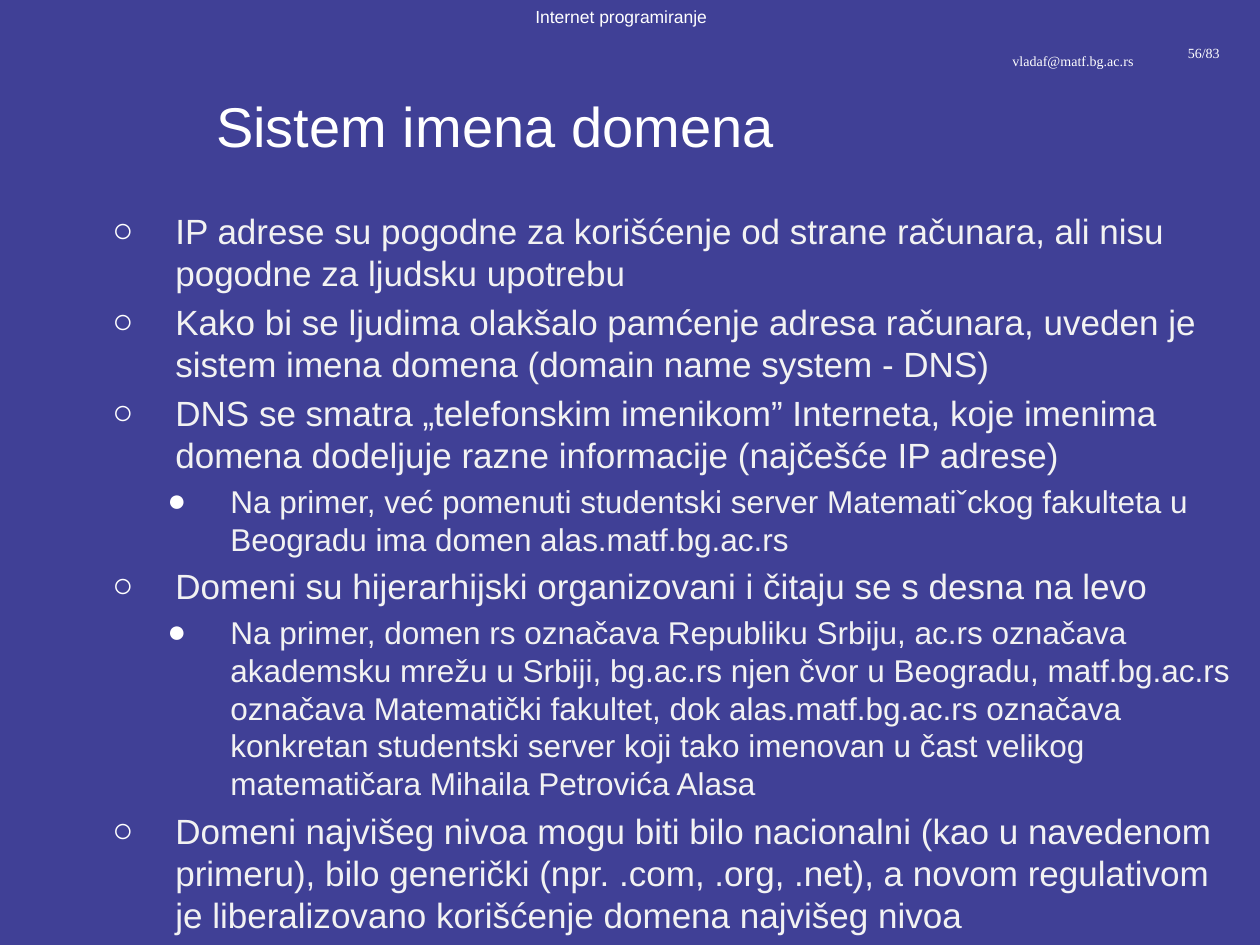
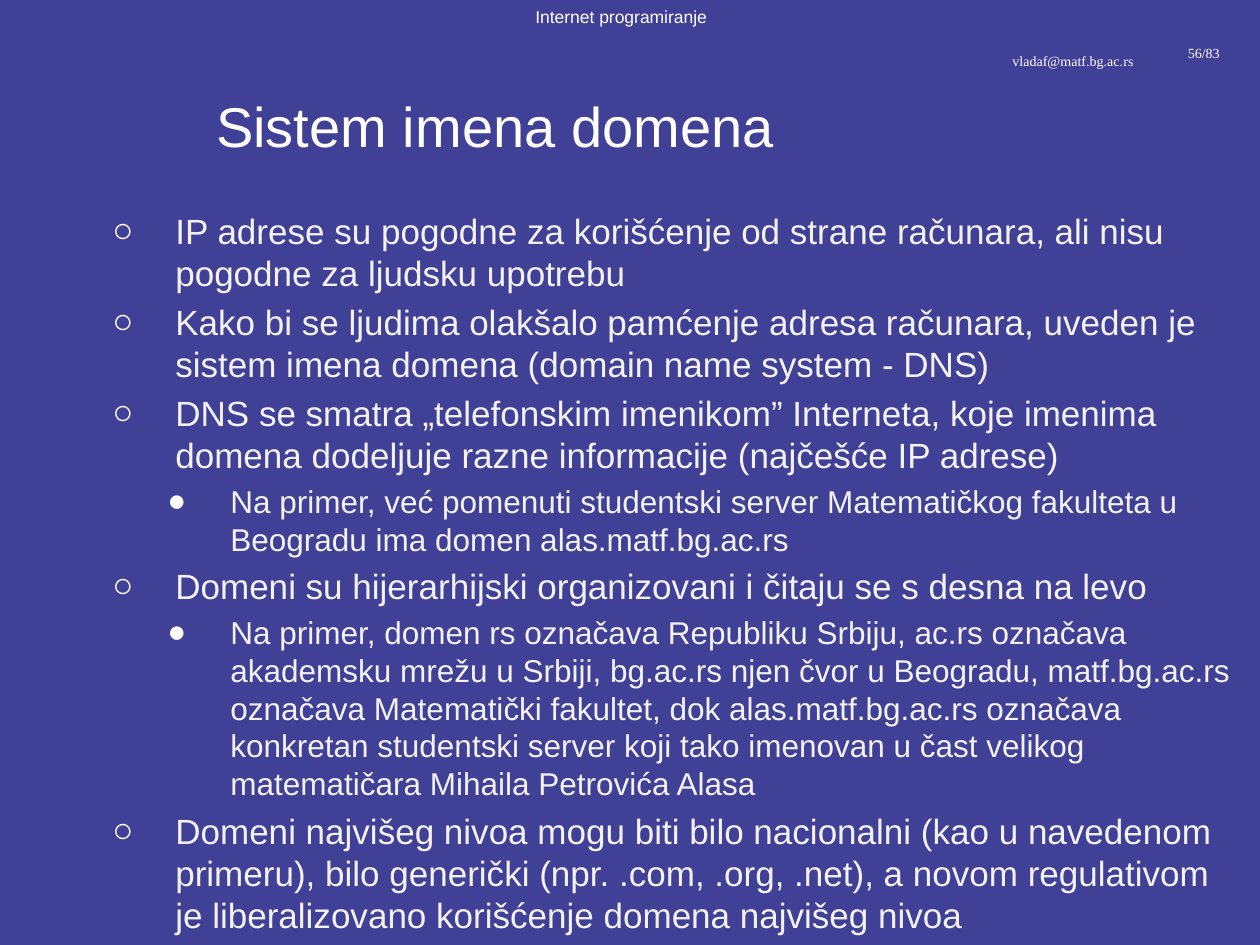
Before and after one commit to pmfbl-ip/IP, a slide deck: slide 56 of predavanja/prezentacije/IP01-02-Uvod u Internet.pptx. Drawn at 1260x945 pixels with LibreOffice and Linux fonts; fonts in the diff are those of the drawing; background and template pictures are left out. Boxes give left, top, right and bottom in pixels: in the first picture for what was removed or moved away, otherwise in the second. Text is boxed around its words. In the diff, an @@ line names an element or a change of style, - is before the commit and + after.

```diff
--- a/predavanja/prezentacije/IP01-02-Uvod u Internet.pptx
+++ b/predavanja/prezentacije/IP01-02-Uvod u Internet.pptx
@@ text at (230,490,1178,557): text changed @@
-    ● Na primer, već pomenuti studentski server Matematiˇckog fakulteta u Beogradu ima domen alas.matf.bg.ac.rs
+    ● Na primer, već pomenuti studentski server Matematičkog fakulteta u Beogradu ima domen alas.matf.bg.ac.rs
```
Also in this commit, not shown: 2 other slides changed, 34 other files.
